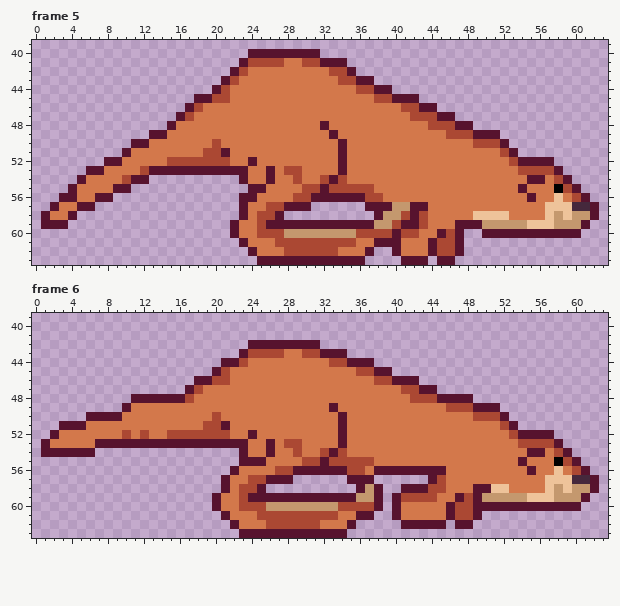
Two versions of one pixel-art file, assets/player/otterRUN.aseprite. Above, as it was before the edit.
64x64 pixels, 6 frames. Shown: frame 5: x 0..63, y 39..63; frame 6: x 0..63, y 39..63.
The result:
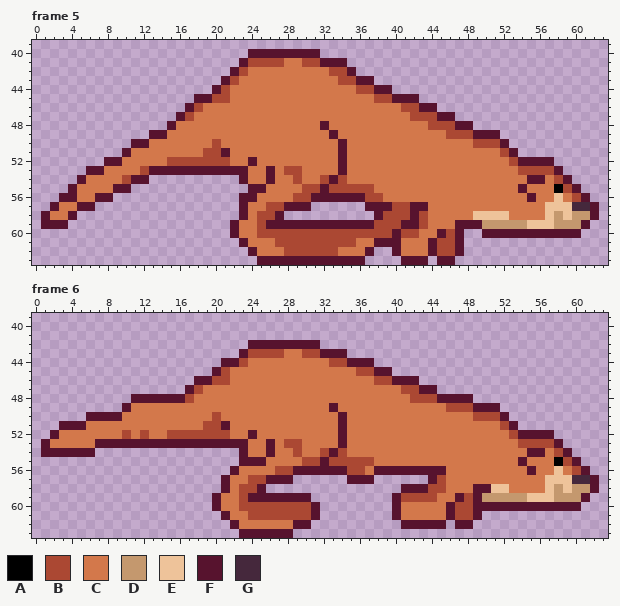
Palette (. is transparent): A #000000  B #ab4833  C #d3784b  D #c4986e  E #eec39a  F #57132e  G #45283c
Edits made:
--- frame 5
@@ x 26..43 @@
 56 CCCBBFFFFFFBBCCCCC
-57 BBFFF......FFFDDFF
-58 BF..........FDDBFB
-59 FFFFFFFFFFFFDDBFFB
-60 BBDDDDDDDDBBBBFBBC
+57 BBFFF......FFFBBFF
+58 BF..........FBBBFB
+59 FFFFFFFFFFFFBBBFFB
+60 BBBBBBBBBBBBBBFBBC
 61 CBBBBBBBBBCCFFFCCC
--- frame 6
@@ x 22..40 @@
 57 CCBBFFF......FFF...
-58 CBBF..........FDF..
-59 CBFFFFFFFFFFFFDDF.F
-60 CBBBDDDDDDDDBBBBF.F
-61 CCCBBBBBBBBBCCFF..F
-62 FCCCBBBBBBCCCF.....
-63 .FFFFFFFFFFFF......
+58 CBBF...............
+59 CBFFFFFFF.........F
+60 CBBBBBBBBF........F
+61 CCBBBBBBBF........F
+62 FCCCCCCFF..........
+63 .FFFFFF............
